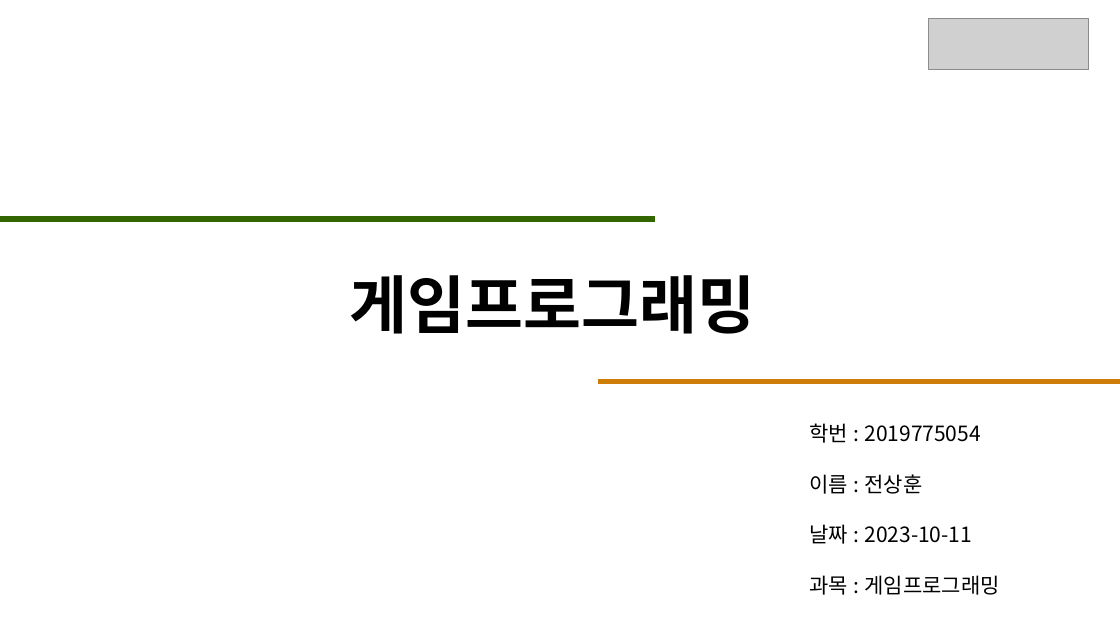
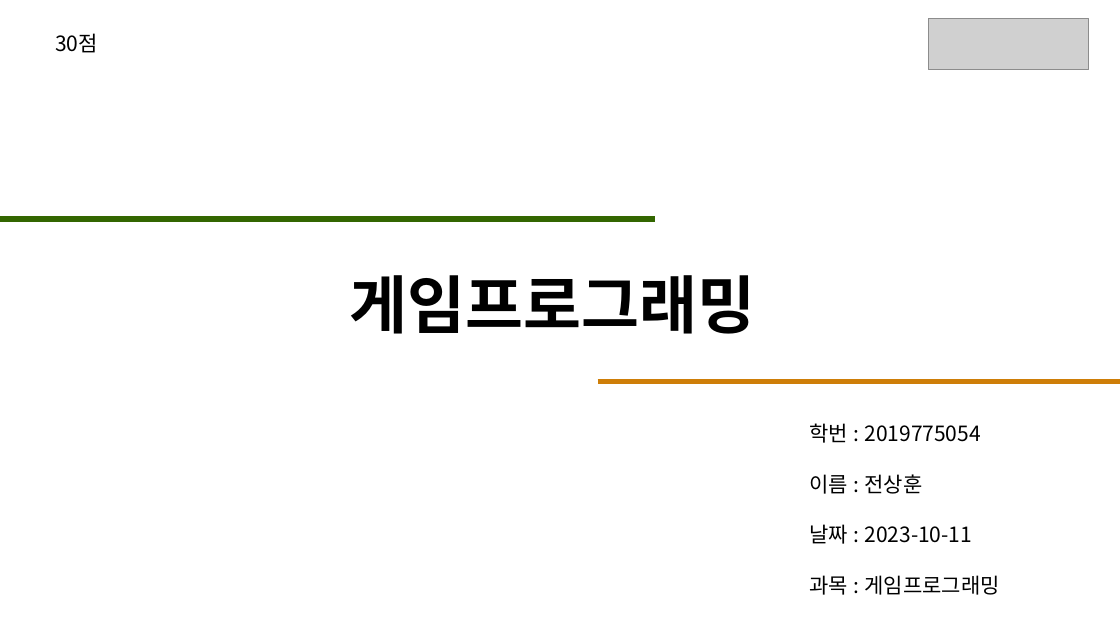
Before and after one commit to JeonSangHoon0711/2023-gameprogramming, a slide deck: slide 1 of 5week/2019775054전상훈.pptx. Drawn at 1120x630 pixels with LibreOffice and Linux fonts; fonts in the diff are those of the drawing; grey boxes stand for pictures. Boxes give left, top, right and bottom in pixels: in the first picture for what was removed or moved away, otherwise in the second. Text is boxed around its words. In the diff, an @@ line names an element or a change of style, - is before the commit and + after.

```diff
--- a/5week/2019775054전상훈.pptx
+++ b/5week/2019775054전상훈.pptx
@@ text added at box(55, 33, 98, 53), 18 pt, text #000000 @@
+30점
```
